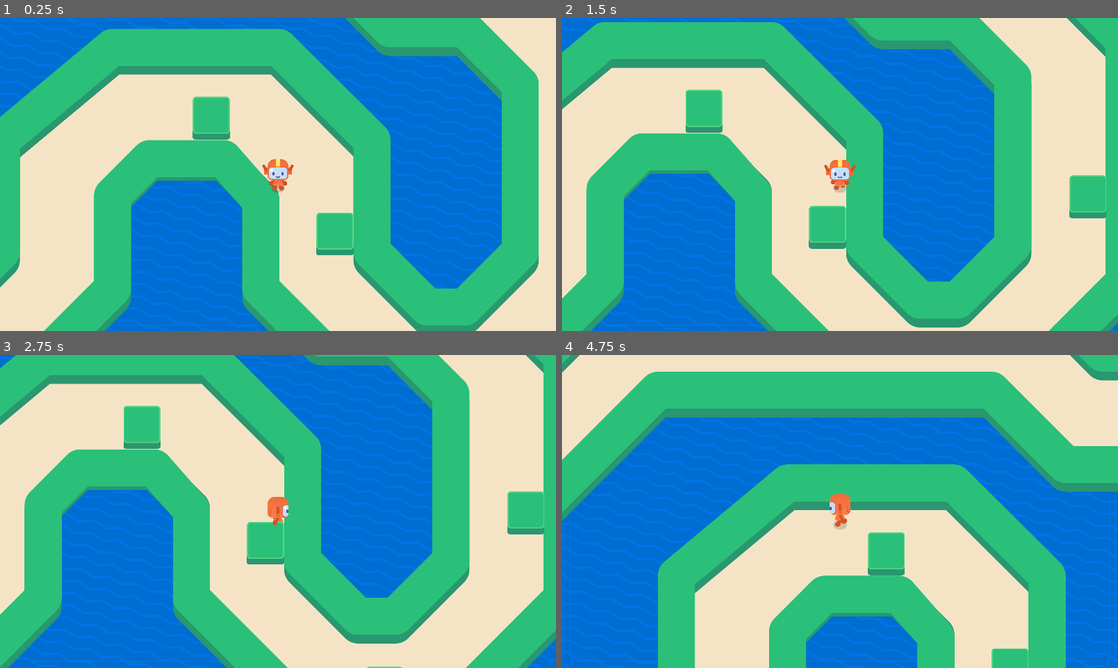
Above: before the commit, frames 1-4 (two rows, left to right).
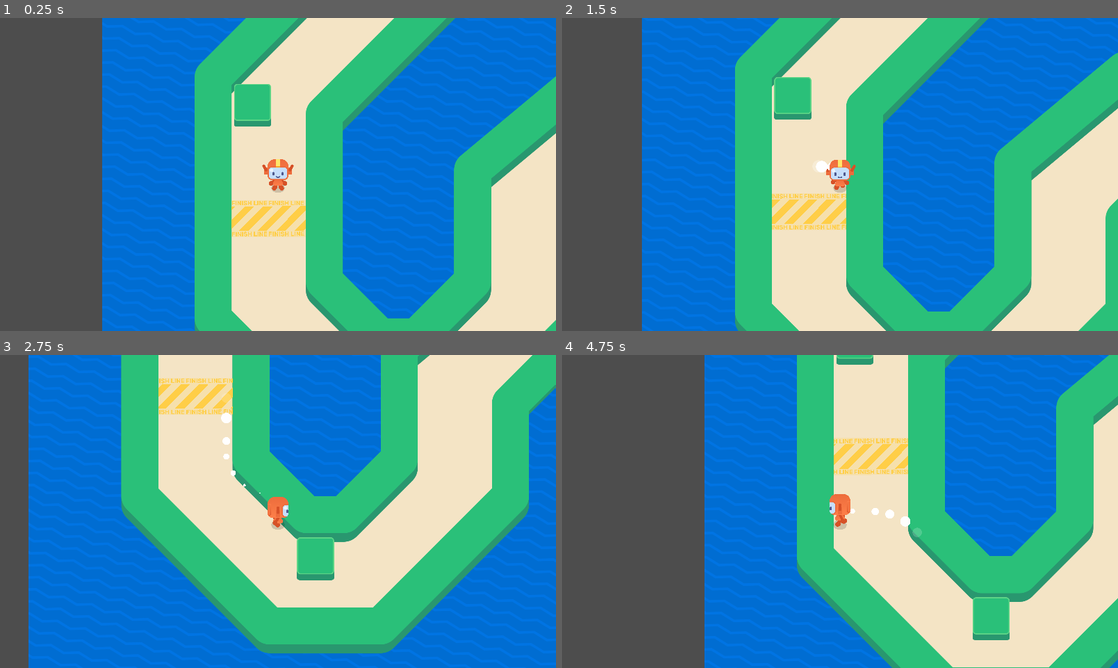
Above: after the commit, the same moments.

Repository: rxsiebearr/2d-Gamedev-Course
Game: Godot game, scene res://lessons/game.tscn
The game is run twice, just before and just after one commit, with the same random seed, the same clock (stepped at 60 frames per second) and the same inputs. The project has no main scene, so this scene is started directly.
Inputs (mouse positions are in pixels of both pictures, inside the frame that each line leads up to):
- Up to frame 1 (0.25 s): no input
- Up to frame 2 (1.5 s): tap Enter at 0.5 s; move the mouse to (962, 158) at 0.52 s; hold Right (move_right) 0.53-1.28 s; tap Z at 0.6, 1.35 s; click (962, 158) at 0.67 s; tap Space at 0.77 s; move the mouse to (728, 190) at 1.27 s; hold Down (move_down) from 1.28 s (still down)
- Up to frame 3 (2.75 s): tap Space at 1.52 s; move the mouse to (333, 442) at 2.02 s; release Down (move_down) at 2.03 s; hold Right (move_right) from 2.03 s (still down); tap Z at 2.1 s
- Up to frame 4 (4.75 s): move the mouse to (812, 574) at 2.77 s; release Right (move_right) at 2.78 s; hold Up (move_up) 2.78-3.53 s; tap Z at 2.85, 3.6, 4.35 s; click (812, 574) at 2.92 s; tap Space at 3.02, 3.77, 4.52 s; move the mouse to (1006, 558) at 3.52 s; hold Left (move_left) from 3.53 s (still down); move the mouse to (673, 464) at 4.27 s

The runs differ from the first frame. In frame 1, 70% of the frame differs, in the area x 0-100%, y 0-100%; in frame 2, 54%; in frame 3, 65%; in frame 4, 79%.

Commit message:
L7 finished

Diff:
--- a/M09.top_down_movement_workbook/lessons/game.tscn
+++ b/M09.top_down_movement_workbook/lessons/game.tscn
@@ -1,9 +1,10 @@
-[gd_scene load_steps=5 format=3 uid="uid://nvj6q7wrkqv8"]
+[gd_scene load_steps=6 format=3 uid="uid://nvj6q7wrkqv8"]
 
 [ext_resource type="Texture2D" uid="uid://5vl7p0xb7nd8" path="res://assets/circuit_background.png" id="1_4bdau"]
 [ext_resource type="PackedScene" uid="uid://ui02xys28x3m" path="res://lessons/runner.tscn" id="1_xb7v5"]
 [ext_resource type="PackedScene" uid="uid://8j8up7esdjy3" path="res://lessons/simple_obstacle.tscn" id="2_qukli"]
 [ext_resource type="PackedScene" uid="uid://b46kqwxwnr51a" path="res://lessons/circuit.tscn" id="4_l7wex"]
+[ext_resource type="PackedScene" uid="uid://xl56q8amb611" path="res://assets/finish_line/finish_line.tscn" id="5_pe1gr"]
 
 [node name="Game" type="Node2D"]
 y_sort_enabled = true
@@ -13,7 +14,7 @@
 texture = ExtResource("1_4bdau")
 
 [node name="Runner" parent="." instance=ExtResource("1_xb7v5")]
-position = Vector2(269, 159)
+position = Vector2(-1312, 16)
 
 [node name="StaticBody2D" parent="." instance=ExtResource("2_qukli")]
 position = Vector2(85, -150)
@@ -40,3 +41,8 @@
 position = Vector2(-929, 654)
 
 [node name="Circuit" parent="." instance=ExtResource("4_l7wex")]
+
+[node name="FinishLine" parent="." instance=ExtResource("5_pe1gr")]
+position = Vector2(-1344, 104)
+rotation = -0.00301639
+area_width = 256
--- a/M09.top_down_movement_workbook/lessons/runner.gd
+++ b/M09.top_down_movement_workbook/lessons/runner.gd
@@ -4,6 +4,7 @@
 @export var acceleration := 1200.0
 @export var deceleration := 1080.0
 @onready var _runner_visual = %RunnerVisualRed
+@onready var _dust = %Dust
 
 func _physics_process(delta: float) -> void:
 	var direction := Input.get_vector("move_left", "move_right", "move_up", "move_down")
@@ -22,5 +23,7 @@
 			if current_speed_percent < 0.8
 			else RunnerVisual.Animations.RUN
 		)
+		_dust.emitting = true
 	else:
 		_runner_visual.animation_name = RunnerVisual.Animations.IDLE
+		_dust.emitting = false
--- a/M09.top_down_movement_workbook/lessons/runner.tscn
+++ b/M09.top_down_movement_workbook/lessons/runner.tscn
@@ -1,11 +1,34 @@
-[gd_scene load_steps=5 format=3 uid="uid://ui02xys28x3m"]
+[gd_scene load_steps=11 format=3 uid="uid://ui02xys28x3m"]
 
 [ext_resource type="Script" path="res://lessons/runner.gd" id="1_8tcim"]
 [ext_resource type="PackedScene" uid="uid://bm8s1oaoxngwq" path="res://assets/runner/runner_visual_red.tscn" id="2_d63kp"]
 [ext_resource type="Texture2D" uid="uid://dbcmxo51msi8m" path="res://assets/runner/shadow.png" id="2_oyf0s"]
+[ext_resource type="Texture2D" uid="uid://bkq3gfbp5fwqx" path="res://assets/circle_64x64.png" id="4_lsex6"]
 
 [sub_resource type="CircleShape2D" id="CircleShape2D_udhs2"]
 radius = 21.0238
+
+[sub_resource type="Curve" id="Curve_ev255"]
+_data = [Vector2(0, 1), 0.0, 0.0, 0, 0, Vector2(0.802817, 1), 0.0, 0.0, 0, 0, Vector2(1, 0), 0.0, 0.0, 0, 0]
+point_count = 3
+
+[sub_resource type="CurveTexture" id="CurveTexture_fxvoc"]
+curve = SubResource("Curve_ev255")
+
+[sub_resource type="Curve" id="Curve_o2y1n"]
+_data = [Vector2(0, 0), 0.0, 0.0, 0, 0, Vector2(1, 1), 0.0, 0.0, 0, 0]
+point_count = 2
+
+[sub_resource type="CurveTexture" id="CurveTexture_47pi3"]
+curve = SubResource("Curve_o2y1n")
+
+[sub_resource type="ParticleProcessMaterial" id="ParticleProcessMaterial_ai8g6"]
+particle_flag_disable_z = true
+gravity = Vector3(0, -10, 0)
+scale_min = 0.5
+scale_max = 0.7
+scale_curve = SubResource("CurveTexture_47pi3")
+alpha_curve = SubResource("CurveTexture_fxvoc")
 
 [node name="Runner" type="CharacterBody2D"]
 motion_mode = 1
@@ -27,3 +50,9 @@
 shape = SubResource("CircleShape2D_udhs2")
 
 [node name="Camera2D" type="Camera2D" parent="."]
+
+[node name="Dust" type="GPUParticles2D" parent="."]
+unique_name_in_owner = true
+emitting = false
+process_material = SubResource("ParticleProcessMaterial_ai8g6")
+texture = ExtResource("4_lsex6")
--- a/M09.top_down_movement_workbook/lessons/test_particles.tscn
+++ b/M09.top_down_movement_workbook/lessons/test_particles.tscn
@@ -1,5 +1,52 @@
-[gd_scene format=3 uid="uid://c7ke64ygijeuo"]
+[gd_scene load_steps=10 format=3 uid="uid://c7ke64ygijeuo"]
+
+[ext_resource type="Texture2D" uid="uid://tgs14f485wph" path="res://assets/kenney-particles/smoke_04.png" id="1_yonmh"]
+
+[sub_resource type="CanvasItemMaterial" id="CanvasItemMaterial_7ywti"]
+blend_mode = 1
+
+[sub_resource type="Curve" id="Curve_w2d07"]
+_data = [Vector2(0, 0.67033), 0.0, 0.0, 0, 0, Vector2(0.2723, 1), 0.0, 0.0, 0, 0, Vector2(0.460094, 1), 0.0, 0.0, 0, 0, Vector2(1, 0), 0.0, 0.0, 0, 0]
+point_count = 4
+
+[sub_resource type="CurveTexture" id="CurveTexture_gcvkh"]
+curve = SubResource("Curve_w2d07")
+
+[sub_resource type="Gradient" id="Gradient_wiw8j"]
+colors = PackedColorArray(1, 0.5625, 0, 1, 0.636719, 0, 0, 1)
+
+[sub_resource type="GradientTexture1D" id="GradientTexture1D_ifau7"]
+gradient = SubResource("Gradient_wiw8j")
+
+[sub_resource type="Curve" id="Curve_h3yls"]
+_data = [Vector2(0, 0.0219779), 0.0, 0.0, 0, 0, Vector2(0.225352, 1), 0.0, 0.0, 0, 0, Vector2(0.807512, 0.0659339), 0.0, 0.0, 0, 0, Vector2(1, 0), 0.0, 0.0, 0, 0]
+point_count = 4
+
+[sub_resource type="CurveTexture" id="CurveTexture_n2nv0"]
+curve = SubResource("Curve_h3yls")
+
+[sub_resource type="ParticleProcessMaterial" id="ParticleProcessMaterial_007mt"]
+particle_flag_disable_z = true
+emission_shape = 1
+emission_sphere_radius = 10.0
+angle_min = -180.0
+angle_max = 180.0
+direction = Vector3(0, -1, 0)
+spread = 0.0
+initial_velocity_min = 50.0
+initial_velocity_max = 70.0
+gravity = Vector3(0, 0, 0)
+scale_min = 0.2
+scale_max = 0.2
+scale_curve = SubResource("CurveTexture_n2nv0")
+color_ramp = SubResource("GradientTexture1D_ifau7")
+alpha_curve = SubResource("CurveTexture_gcvkh")
 
 [node name="Node2D" type="Node2D"]
 
 [node name="GPUParticles2D" type="GPUParticles2D" parent="."]
+material = SubResource("CanvasItemMaterial_7ywti")
+amount = 30
+process_material = SubResource("ParticleProcessMaterial_007mt")
+texture = ExtResource("1_yonmh")
+lifetime = 3.0
